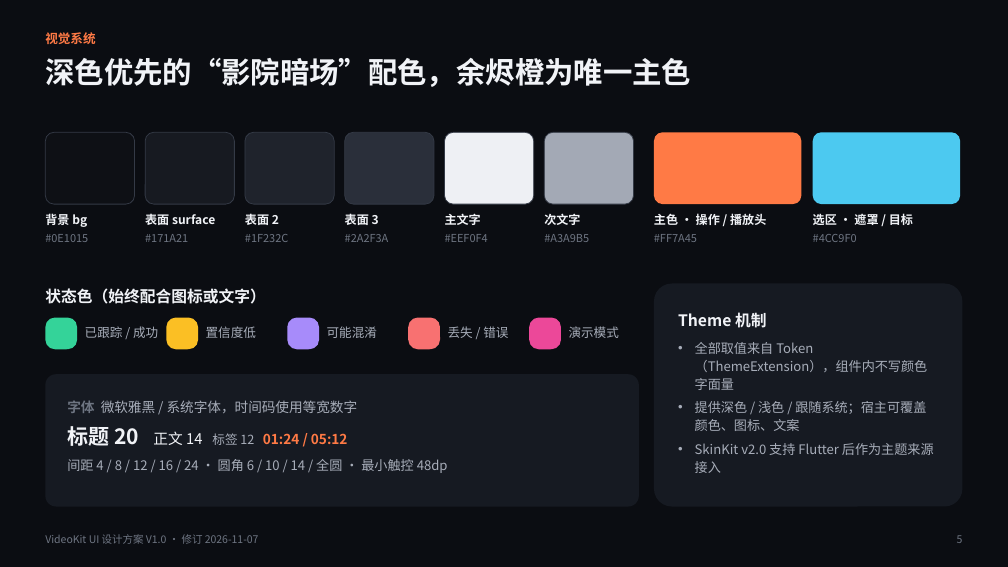
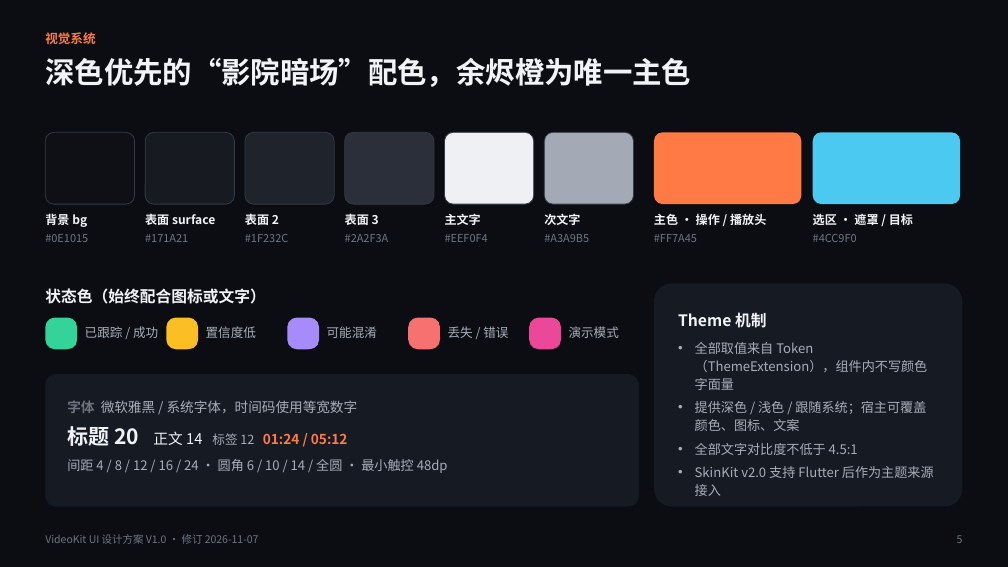
Before and after one commit to bennyliaa/VideoKit, a slide deck: slide 5 of docs/requirement/VideoKit_UI_Design_V1.0.pptx. Drawn at 1008x567 pixels with LibreOffice and Linux fonts; fonts in the diff are those of the drawing. Boxes give left, top, right and bottom in pixels: in the first picture for what was removed or moved away, otherwise in the second. Text is boxed around its words. In the diff, an @@ line names an element or a change of style, - is before the commit and + after.

```diff
--- a/docs/requirement/VideoKit_UI_Design_V1.0.pptx
+++ b/docs/requirement/VideoKit_UI_Design_V1.0.pptx
@@ text in rounded rectangle at bbox=[695, 443, 858, 455]: paragraph added @@
+• 全部文字对比度不低于 4.5:1
```
